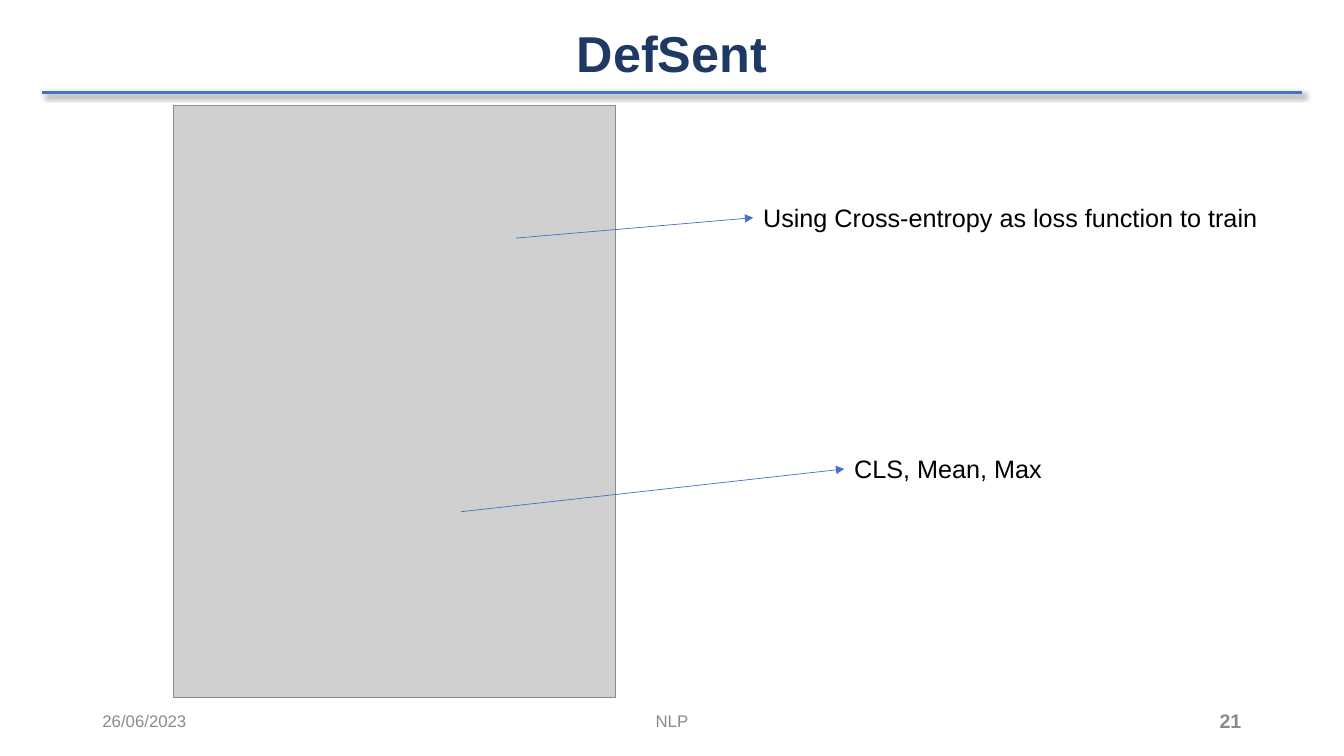
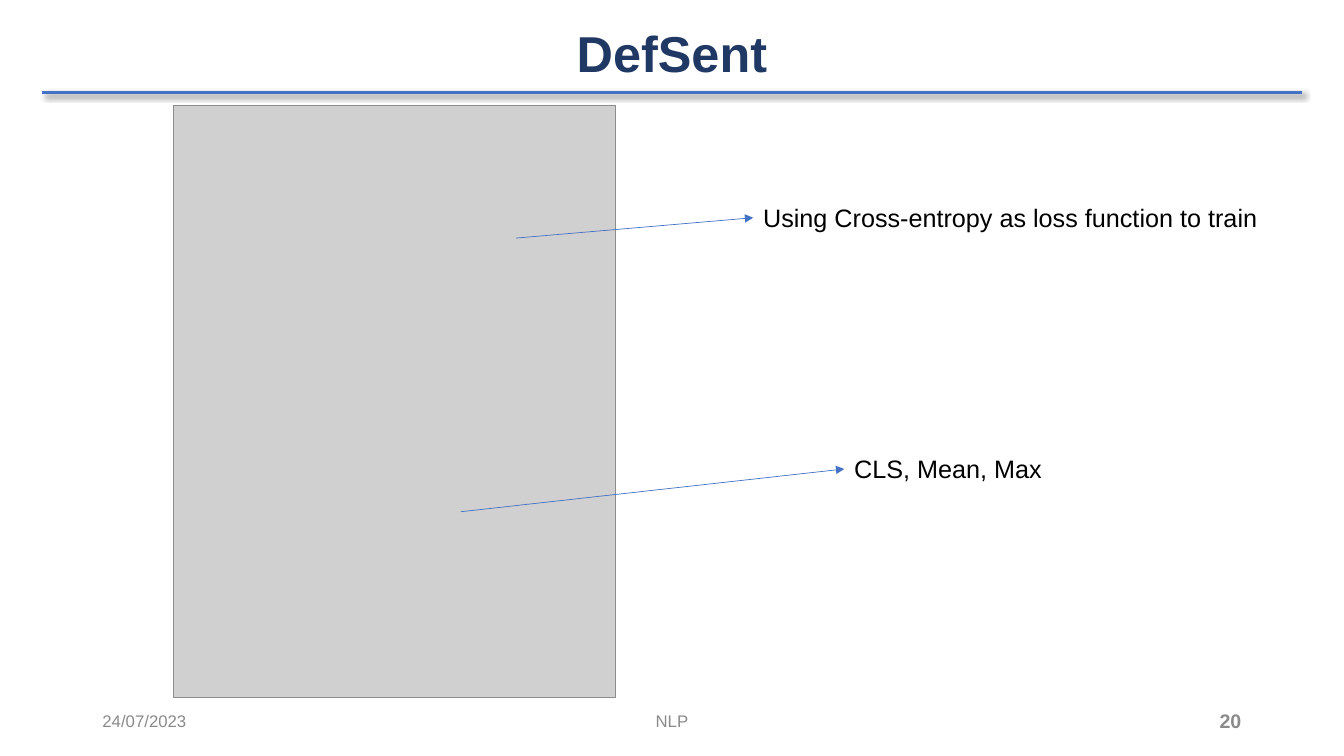
Before and after one commit to 4ursmile/DefSent-NLP, a slide deck: slide 20 of NLP-DEFSENT.pptx (slide 21 before the commit). Drawn at 1344x756 pixels with LibreOffice and Linux fonts; fonts in the diff are those of the drawing; grey boxes stand for pictures; background and template pictures are left out. Boxes give left, top, right and bottom in pixels: in the first picture for what was removed or moved away, otherwise in the second. Text is boxed around its words. In the diff, an @@ line names an element or a change of style, - is before the commit and + after.

```diff
--- a/NLP-DEFSENT.pptx
+++ b/NLP-DEFSENT.pptx
@@ text at bbox=[102, 715, 186, 727]: text changed @@
-26/06/2023
+24/07/2023
@@ page number at bbox=[1220, 714, 1242, 728]: text changed @@
-21
+20
```
Also in this commit, not shown: 35 other slides changed, 4 slides added, 2 slides removed, 2 other files.
